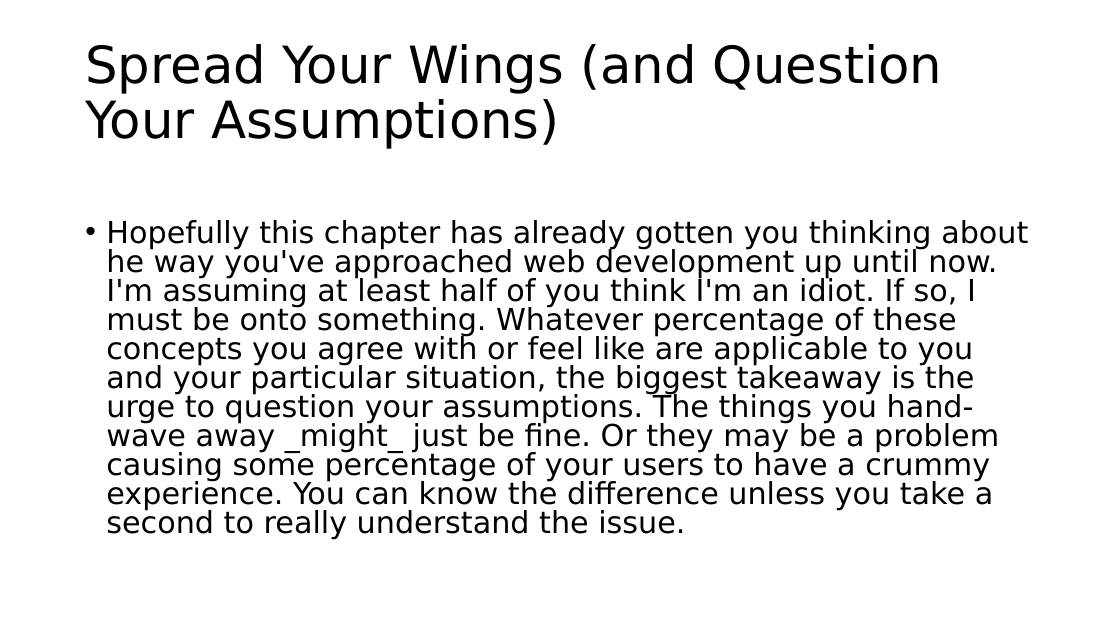
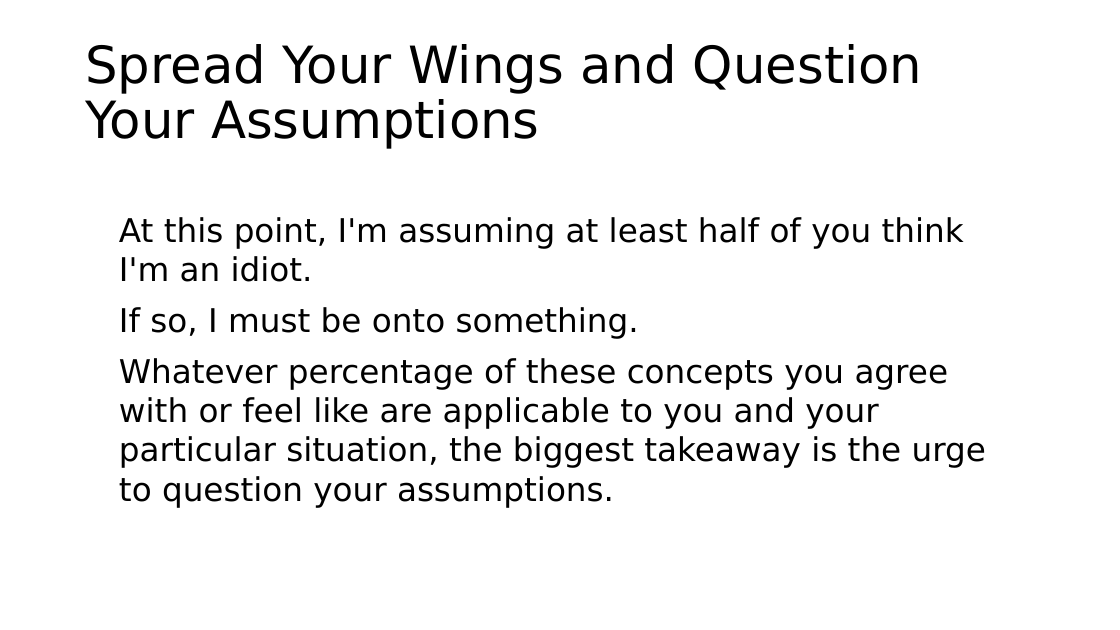
Before and after one commit to roblarsen/rob-larsen-presentations, a slide deck: slide 48 of wild-world-web.pptx (slide 58 before the commit). Drawn at 1120x630 pixels with LibreOffice and Linux fonts; fonts in the diff are those of the drawing; background and template pictures are left out. Boxes give left, top, right and bottom in pixels: in the first picture for what was removed or moved away, otherwise in the second. Text is boxed around its words. In the diff, an @@ line names an element or a change of style, - is before the commit and + after.

```diff
--- a/wild-world-web.pptx
+++ b/wild-world-web.pptx
@@ title at box(85, 44, 922, 149): text changed @@
-Spread Your Wings (and Question Your Assumptions)
+Spread Your Wings and Question Your Assumptions
@@ text at box(119, 217, 986, 508): text changed; size 25.9 to 28 pt @@
-• Hopefully this chapter has already gotten you thinking about he way you've approached web development up until now. I'm assuming at least half of you think I'm an idiot. If so, I must be onto something. Whatever percentage of these concepts you agree with or feel like are applicable to you and your particular situation, the biggest takeaway is the urge to question your assumptions. The things you hand-wave away _might_ just be fine. Or they may be a problem causing some percentage of your users to have a crummy experience. You can know the difference unless you take a second to really understand the issue.
+At this point, I'm assuming at least half of you think I'm an idiot.
+If so, I must be onto something.
+Whatever percentage of these concepts you agree with or feel like are applicable to you and your particular situation, the biggest takeaway is the urge to question your assumptions.
```
Also in this commit, not shown: 28 other slides changed, 7 slides added, 17 slides removed.
